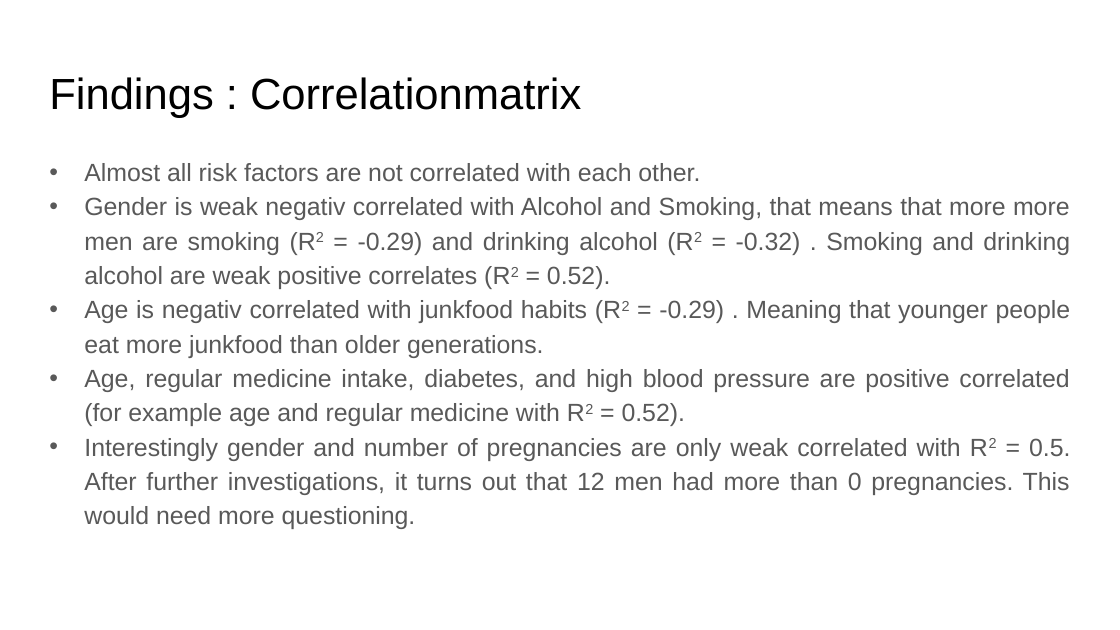
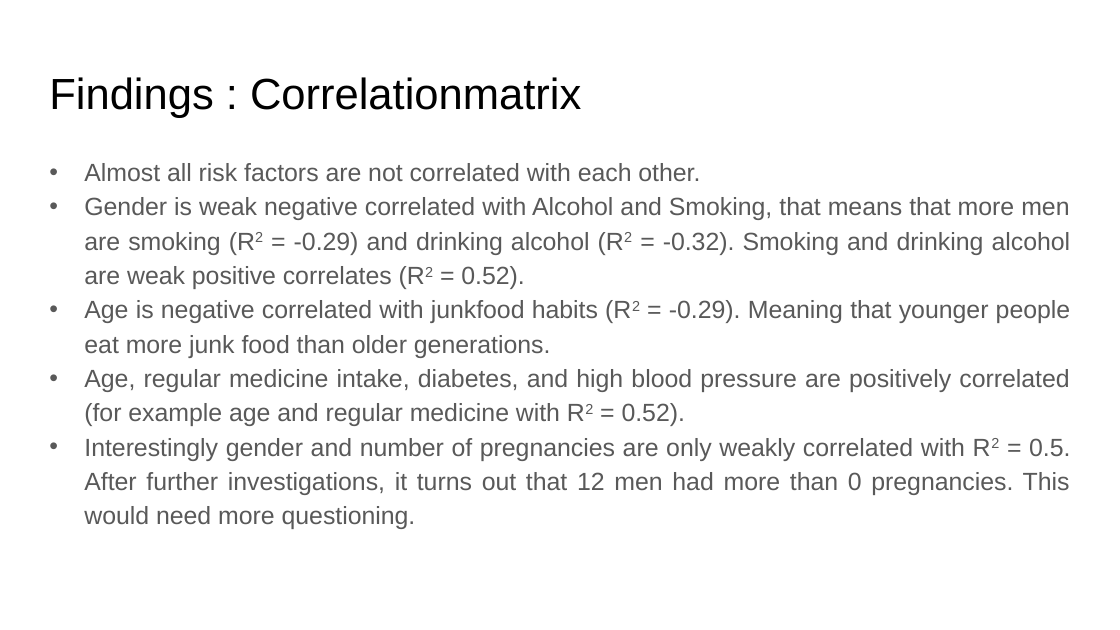
Before and after one commit to an-m-t/EDX-Final-Project-Week, a slide deck: slide 12 of Diabetes_Presentation.pptx. Drawn at 1120x630 pixels with LibreOffice and Linux fonts; fonts in the diff are those of the drawing. Boxes give left, top, right and bottom in pixels: in the first picture for what was removed or moved away, otherwise in the second. Text is boxed around its words. In the diff, an @@ line names an element or a change of style, - is before the commit and + after.

```diff
--- a/Diabetes_Presentation.pptx
+++ b/Diabetes_Presentation.pptx
@@ text at [84, 197, 1071, 529]: text changed @@
-• Gender is weak negativ correlated with Alcohol and Smoking, that means that more more men are smoking (R2 = -0.29) and drinking alcohol (R2 = -0.32) . Smoking and drinking alcohol are weak positive correlates (R2 = 0.52).
-• Age is negativ correlated with junkfood habits (R2 = -0.29) . Meaning that younger people eat more junkfood than older generations.
-• Age, regular medicine intake, diabetes, and high blood pressure are positive correlated (for example age and regular medicine with R2 = 0.52).
-• Interestingly gender and number of pregnancies are only weak correlated with R2 = 0.5. After further investigations, it turns out that 12 men had more than 0 pregnancies. This would need more questioning.
+• Gender is weak negative correlated with Alcohol and Smoking, that means that more men are smoking (R2 = -0.29) and drinking alcohol (R2 = -0.32). Smoking and drinking alcohol are weak positive correlates (R2 = 0.52).
+• Age is negative correlated with junkfood habits (R2 = -0.29). Meaning that younger people eat more junk food than older generations.
+• Age, regular medicine intake, diabetes, and high blood pressure are positively correlated (for example age and regular medicine with R2 = 0.52).
+• Interestingly gender and number of pregnancies are only weakly correlated with R2 = 0.5. After further investigations, it turns out that 12 men had more than 0 pregnancies. This would need more questioning.
```
Also in this commit, not shown: 10 other slides changed.
